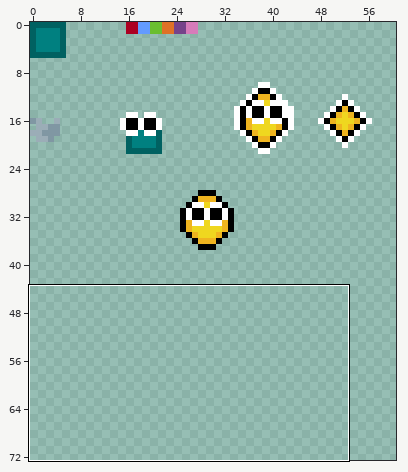
A pixel-art file gets an edit: src/game/jumper/assets/jumper-source.aseprite. Above, an overview of the earlier version with the close-up marked.
Close-up. Old version:
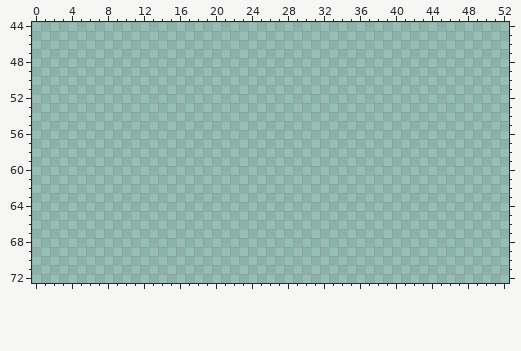
300x300 pixels, 1 frame. Shown: x 0..52, y 44..72. The wide view leaves out empty margins.
The result:
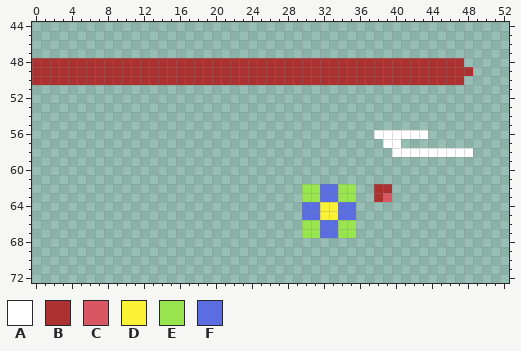
Palette (. is transparent): A #ffffff  B #ac3232  C #d95763  D #fbf236  E #99e550  F #5b6ee1
What changed:
Changed rows in their new state; - is an unchanged pixel.
first column x 0:
48 BBBBBBBBBBBBBBBBBBBBBBBBBBBBBBBBBBBBBBBBBBBBBBBB-
49 BBBBBBBBBBBBBBBBBBBBBBBBBBBBBBBBBBBBBBBBBBBBBBBBB
50 BBBBBBBBBBBBBBBBBBBBBBBBBBBBBBBBBBBBBBBBBBBBBBBB-
first column x 38:
56 AAAAAA-----
57 -AA--------
58 --AAAAAAAAA
first column x 30:
62 EEFFEE--BB
63 EEFFEE--BC
64 FFDDFF----
65 FFDDFF----
66 EEFFEE----
67 EEFFEE----
